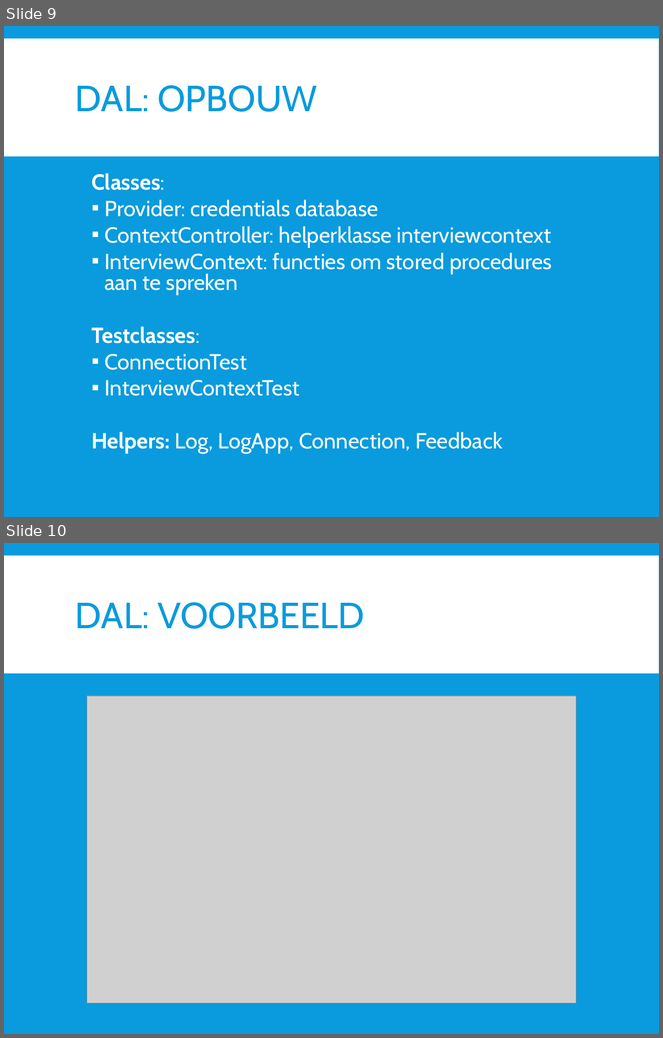
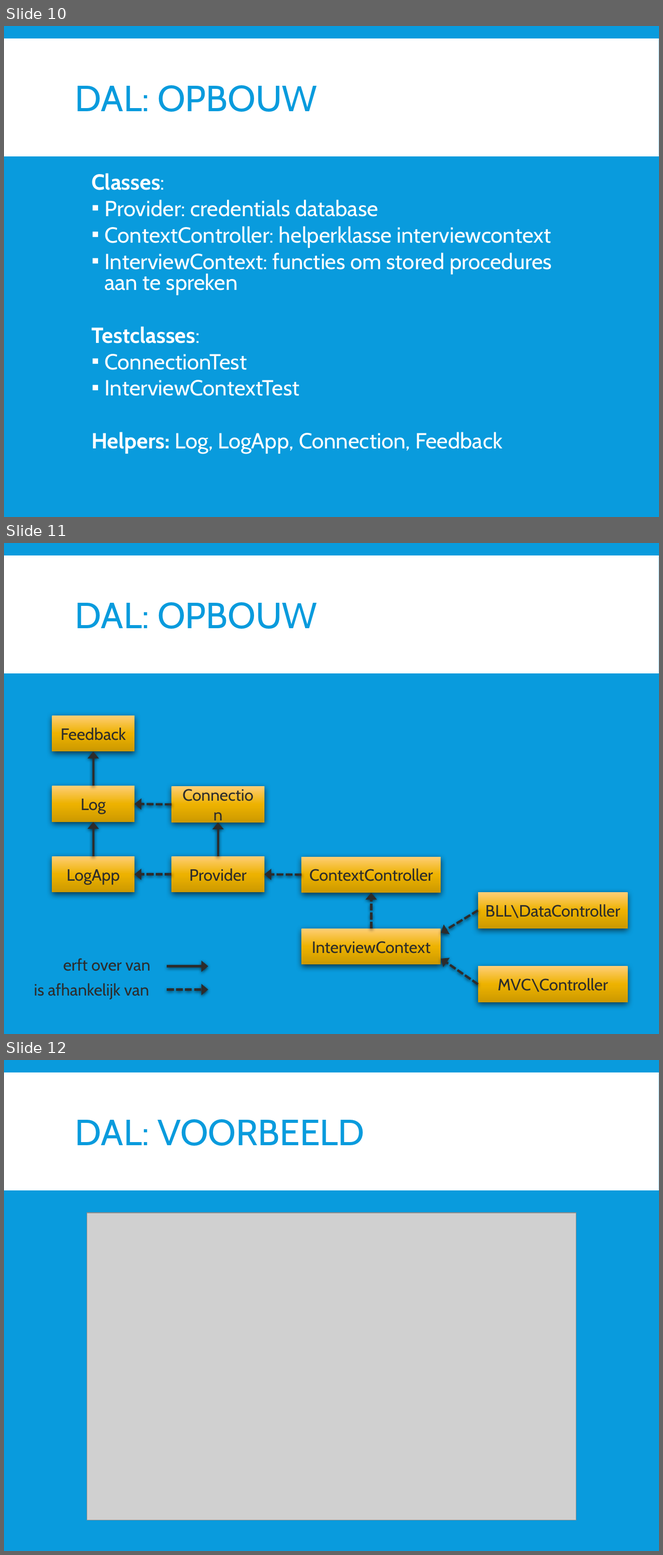
Before and after one commit to dlife/InstantInterview, a slide deck: Presentatie/2015 06 09 Presentatie.pptx. Shown one above the other, each under a label of ours: slides 9 and 10 before the commit, slides 10, 11 and 12 after it. The pictures are 663x1038 and 663x1555 pixels, drawn with LibreOffice and Linux fonts; fonts in the diff are those of the drawing; grey boxes stand for pictures. Boxes give left, top, right and bottom in pixels: in the first picture for what was removed or moved away, otherwise in the second. Text is boxed around its words. In the diff, an @@ line names an element or a change of style, - is before the commit and + after.

```diff
--- a/Presentatie/2015 06 09 Presentatie.pptx
+++ b/Presentatie/2015 06 09 Presentatie.pptx
@@ slide 11 added at box(4, 543, 659, 1034), background #099BDD; not listed: 1 template element that a slide beside it also shows @@
@@ title added at box(75, 602, 318, 629), 40 pt, text #099BDD @@
+DAL: OPBOUW
@@ rectangle added at box(52, 716, 135, 752), fill gradient #FFCE77 to #EEB300 to #CC9A00, 18 pt, text #2C2C2C @@
+Feedback
@@ arrow added from (93, 786) to (93, 752), #2C2C2C 2.5 pt @@
@@ rectangle added at box(52, 786, 135, 822), fill gradient #FFCE77 to #EEB300 to #CC9A00, 18 pt, text #2C2C2C @@
+Log
@@ rectangle added at box(172, 787, 265, 823), fill gradient #FFCE77 to #EEB300 to #CC9A00, 18 pt, text #2C2C2C @@
+Connection
@@ arrow added from (172, 805) to (135, 805), #2C2C2C 2.5 pt dashed @@
@@ arrow added from (93, 857) to (93, 822), #2C2C2C 2.5 pt @@
@@ arrow added from (218, 857) to (218, 823), #2C2C2C 2.5 pt @@
@@ rectangle added at box(52, 857, 135, 893), fill gradient #FFCE77 to #EEB300 to #CC9A00, 18 pt, text #2C2C2C @@
+LogApp
@@ rectangle added at box(172, 857, 265, 893), fill gradient #FFCE77 to #EEB300 to #CC9A00, 18 pt, text #2C2C2C @@
+Provider
@@ rectangle added at box(301, 857, 441, 893), fill gradient #FFCE77 to #EEB300 to #CC9A00, 18 pt, text #2C2C2C @@
+ContextController
@@ arrow added from (172, 875) to (135, 875), #2C2C2C 2.5 pt dashed @@
@@ arrow added from (301, 875) to (265, 875), #2C2C2C 2.5 pt dashed @@
@@ arrow added from (372, 929) to (372, 893), #2C2C2C 2.5 pt dashed @@
@@ rectangle added at box(478, 893, 628, 929), fill gradient #FFCE77 to #EEB300 to #CC9A00, 18 pt, text #2C2C2C @@
+BLL\DataController
@@ arrow added from (478, 911) to (441, 933), #2C2C2C 2.5 pt dashed @@
@@ rectangle added at box(301, 929, 441, 965), fill gradient #FFCE77 to #EEB300 to #CC9A00, 18 pt, text #2C2C2C @@
+InterviewContext
@@ text added at box(63, 958, 151, 971), 18 pt, text #2C2C2C @@
+erft over van
@@ arrow added from (478, 984) to (441, 959), #2C2C2C 2.5 pt dashed @@
@@ arrow added from (167, 966) to (208, 966), #2C2C2C 2.5 pt @@
@@ rectangle added at box(478, 966, 628, 1002), fill gradient #FFCE77 to #EEB300 to #CC9A00, 18 pt, text #2C2C2C @@
+MVC\Controller
@@ text added at box(34, 983, 149, 1000), 18 pt, text #2C2C2C @@
+is afhankelijk van
@@ arrow added from (167, 990) to (208, 990), #2C2C2C 2.5 pt dashed @@
@@ what was slide 9 is now slide 10 @@
@@ what was slide 10 is now slide 12 @@
```
Also in this commit, not shown: 1 other slide added.
